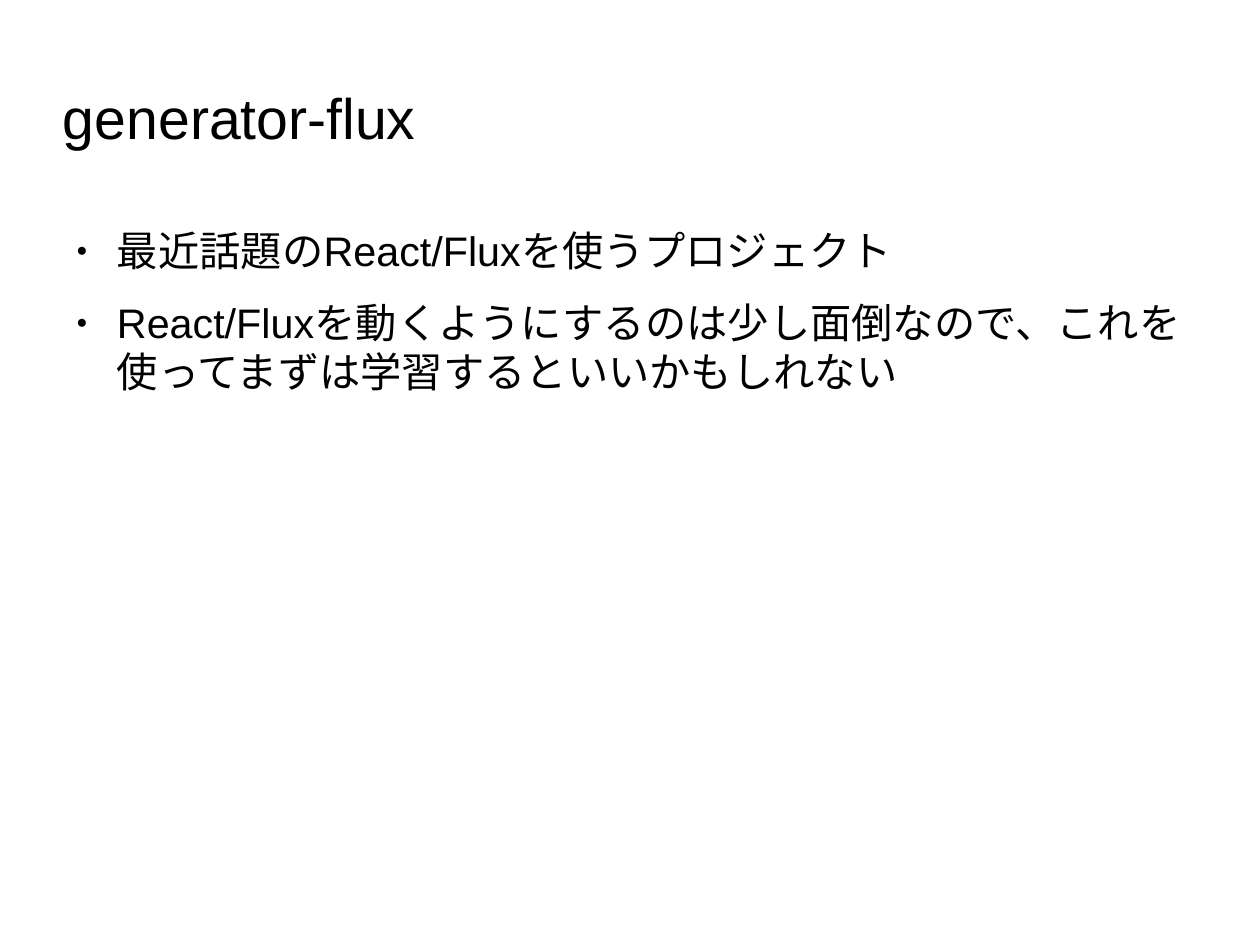
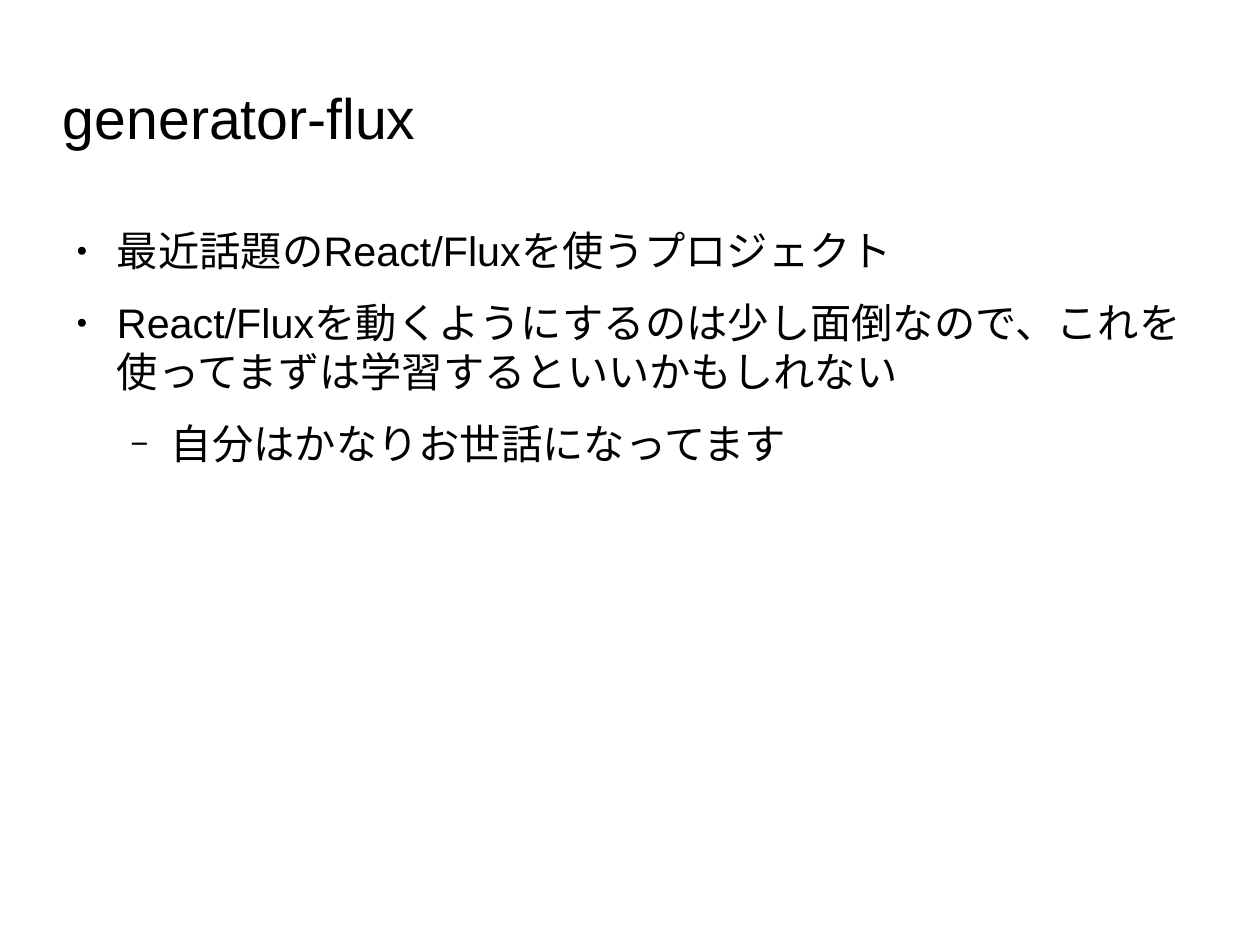
Before and after one commit to masakura/yeoman-presentation, a slide deck: slide 80 of yeoman-presentation.odp (slide 74 before the commit). Drawn at 1260x945 pixels with LibreOffice and Linux fonts; fonts in the diff are those of the drawing; background and template pictures are left out. Boxes give left, top, right and bottom in pixels: in the first picture for what was removed or moved away, otherwise in the second. Text is boxed around its words. In the diff, an @@ line names an element or a change of style, - is before the commit and + after.

```diff
--- a/yeoman-presentation.odp
+++ b/yeoman-presentation.odp
@@ text at [171,424,786,463]: paragraph added @@
+  − 自分はかなりお世話になってます
```
Also in this commit, not shown: 10 other slides changed, 11 slides added.
